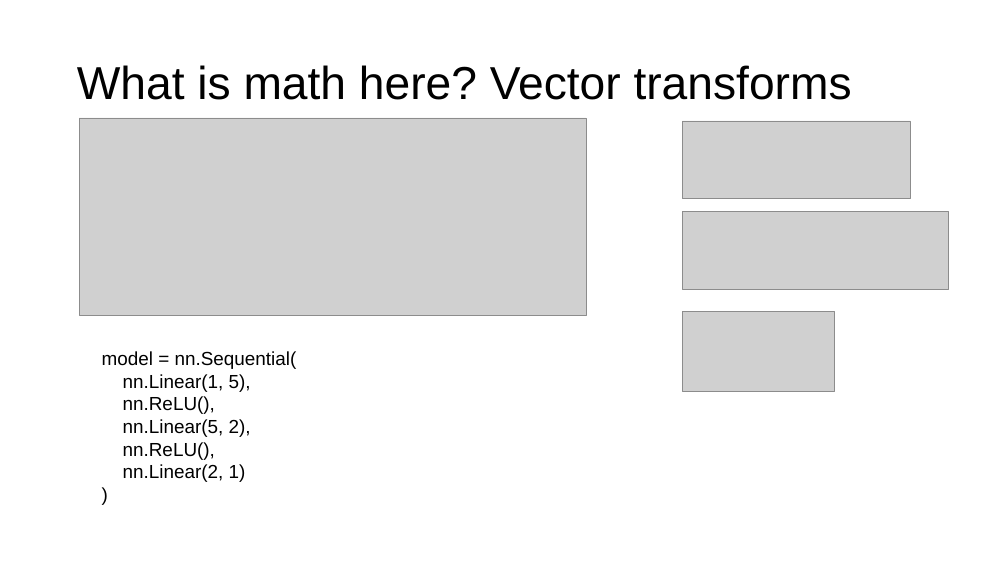
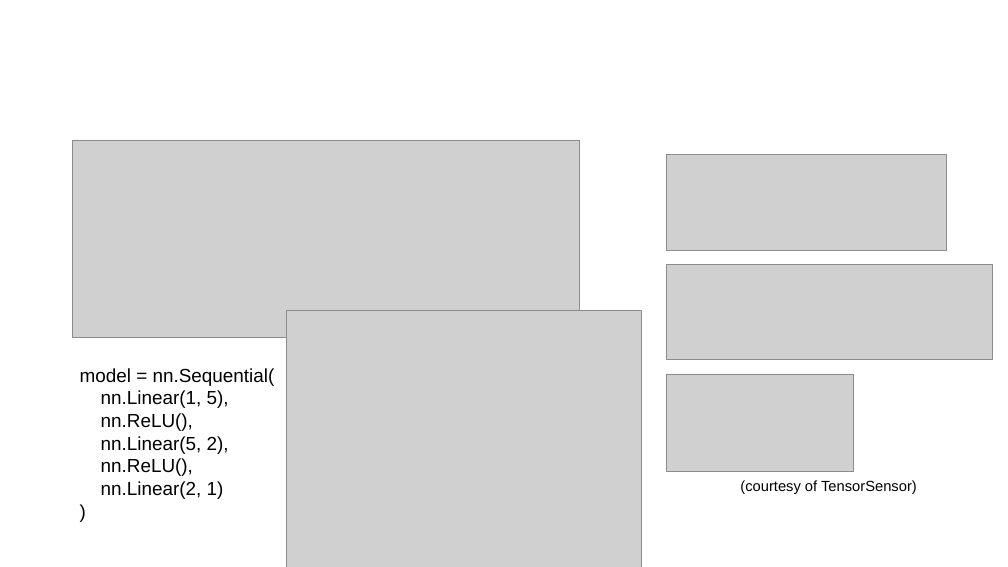
Before and after one commit to parrt/fundamentals-of-deep-learning, a slide deck: slide 16 of lectures/intro.pptx (slide 19 before the commit). Drawn at 1008x567 pixels with LibreOffice and Linux fonts; fonts in the diff are those of the drawing; grey boxes stand for pictures; background and template pictures are left out. Boxes give left, top, right and bottom in pixels: in the first picture for what was removed or moved away, otherwise in the second. Text is boxed around its words. In the diff, an @@ line names an element or a change of style, - is before the commit and + after.

```diff
--- a/lectures/intro.pptx
+++ b/lectures/intro.pptx
@@ title removed at (77, 65, 852, 100) @@
-What is math here? Vector transforms
@@ picture: place and size @@
-picture at (79, 118, 587, 315)
+picture at (73, 140, 580, 337)
@@ picture: place and size @@
-picture at (683, 121, 911, 199)
+picture at (667, 155, 947, 250)
@@ picture: place and size @@
-picture at (683, 212, 949, 290)
+picture at (666, 265, 992, 360)
@@ picture added at (286, 310, 641, 567) @@
@@ text "model = nn.Sequential(": place and size @@
-text "model = nn.Sequential(" at (102, 351, 297, 482)
+text "model = nn.Sequential(" at (80, 368, 275, 499)
@@ picture: place and size @@
-picture at (683, 312, 836, 392)
+picture at (666, 374, 853, 472)
@@ text added at (740, 480, 917, 494), 14 pt, text #000000 @@
+(courtesy of TensorSensor)
```
Also in this commit, not shown: 12 other slides changed, 7 slides added, 4 slides removed, 8 other files.
